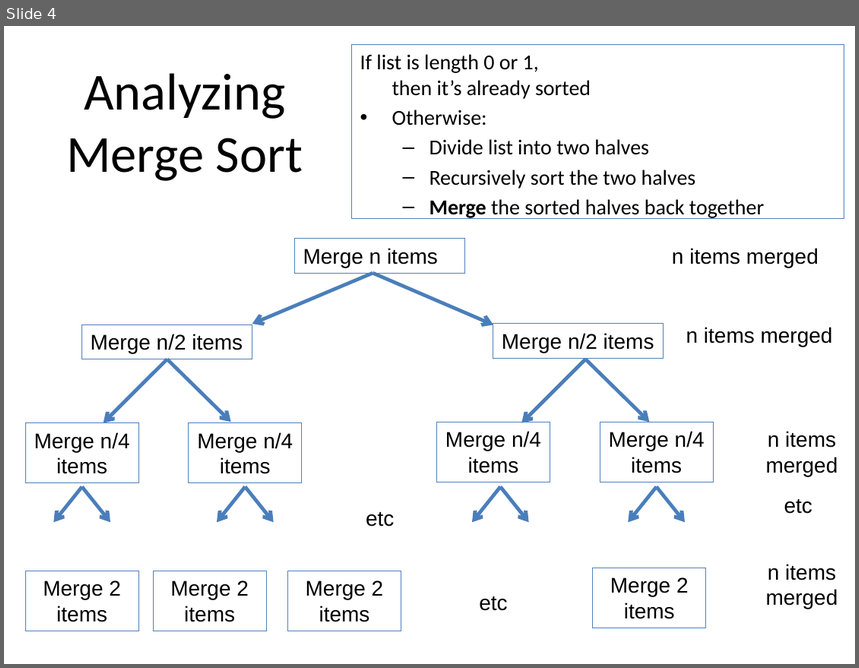
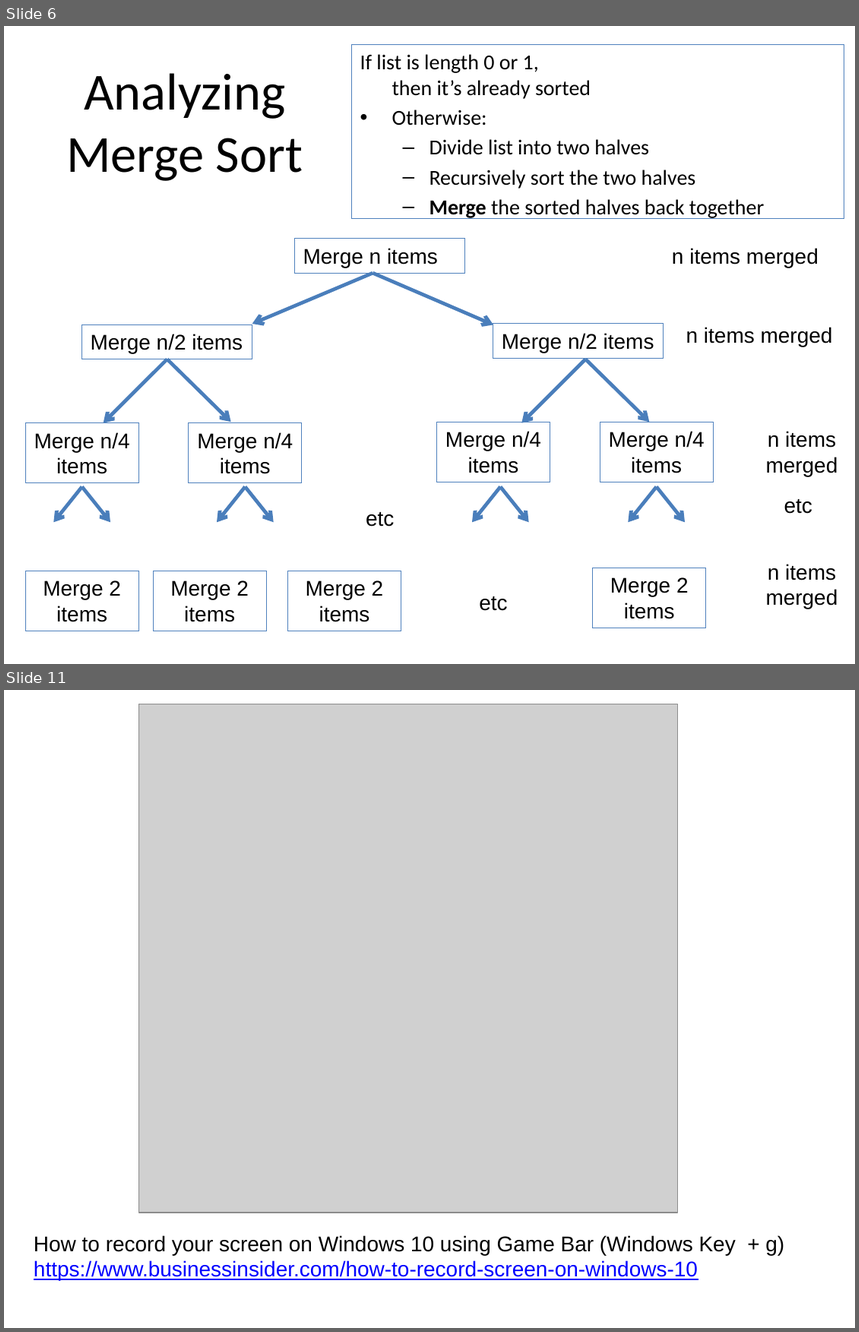
Before and after one commit to RHIT-CSSE/csse220, a slide deck: ClassMaterials/MergeSort/Slides/MergeSort.pptx. Shown one above the other, each under a label of ours: slide 4 before the commit, slides 6 and 11 after it; the slides between them are not shown. The pictures are 859x668 and 859x1332 pixels, drawn with LibreOffice and Linux fonts; fonts in the diff are those of the drawing; grey boxes stand for pictures. Boxes give left, top, right and bottom in pixels: in the first picture for what was removed or moved away, otherwise in the second. Text is boxed around its words. In the diff, an @@ line names an element or a change of style, - is before the commit and + after.

```diff
--- a/ClassMaterials/MergeSort/Slides/MergeSort.pptx
+++ b/ClassMaterials/MergeSort/Slides/MergeSort.pptx
@@ slide 11 added at [4,690,855,1328], background #FFFFFF @@
@@ picture added at [139,704,677,1214] @@
@@ text added at [34,1236,785,1281], 18 pt, text #0000FF, underline @@
+How to record your screen on Windows 10 using Game Bar (Windows Key + g)
+https://www.businessinsider.com/how-to-record-screen-on-windows-10
@@ what was slide 4 is now slide 6 @@
```
Also in this commit, not shown: 3 slides changed, 12 other slides added, 1 slide removed, 2 other files.
